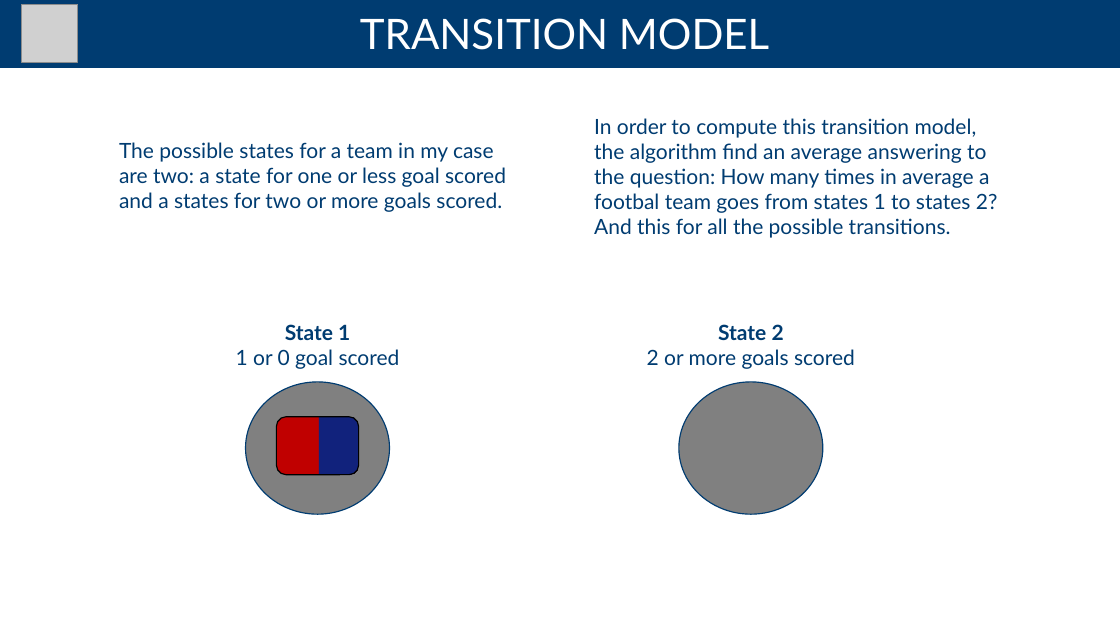
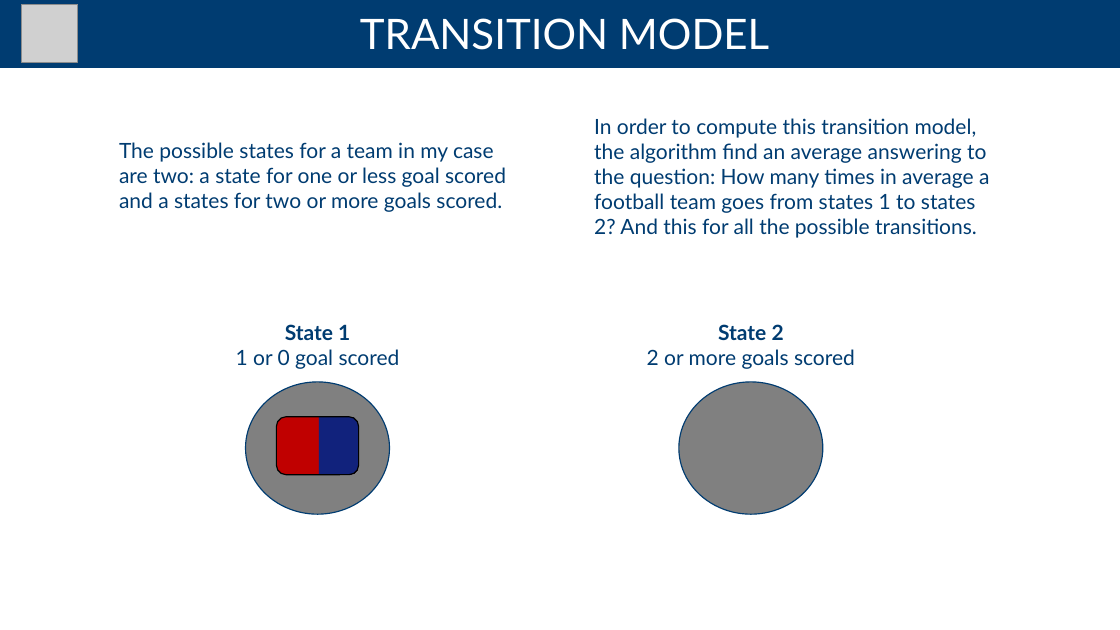
Before and after one commit to andreaTufo/FootballBettingDetectionSystem, a slide deck: slide 6 of presentation/presentation.pptx. Drawn at 1120x630 pixels with LibreOffice and Linux fonts; fonts in the diff are those of the drawing; grey boxes stand for pictures. Boxes give left, top, right and bottom in pixels: in the first picture for what was removed or moved away, otherwise in the second. Text is boxed around its words. In the diff, an @@ line names an element or a change of style, - is before the commit and + after.

```diff
--- a/presentation/presentation.pptx
+++ b/presentation/presentation.pptx
@@ text at (x1=594, y1=118, x2=989, y2=238): text changed @@
-In order to compute this transition model, the algorithm find an average answering to the question: How many times in average a footbal team goes from states 1 to states 2? And this for all the possible transitions.
+In order to compute this transition model, the algorithm find an average answering to the question: How many times in average a football team goes from states 1 to states 2? And this for all the possible transitions.
```
Also in this commit, not shown: 8 other slides changed, 5 slides added, 3 slides removed.
